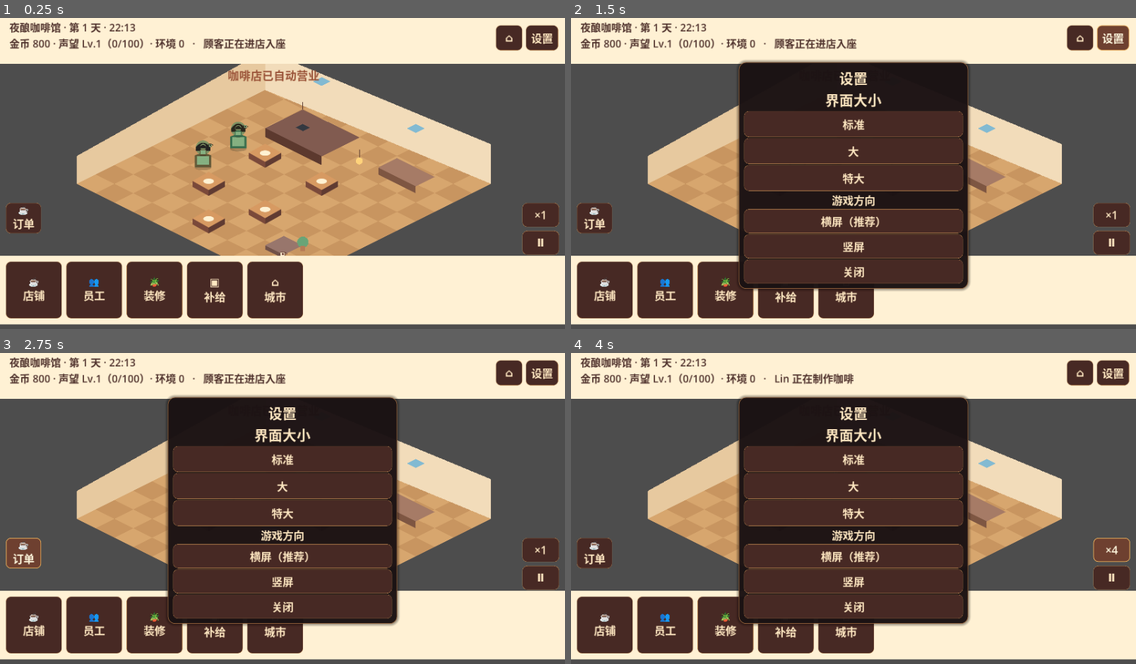
Above: before the commit, frames 1-4 (two rows, left to right).
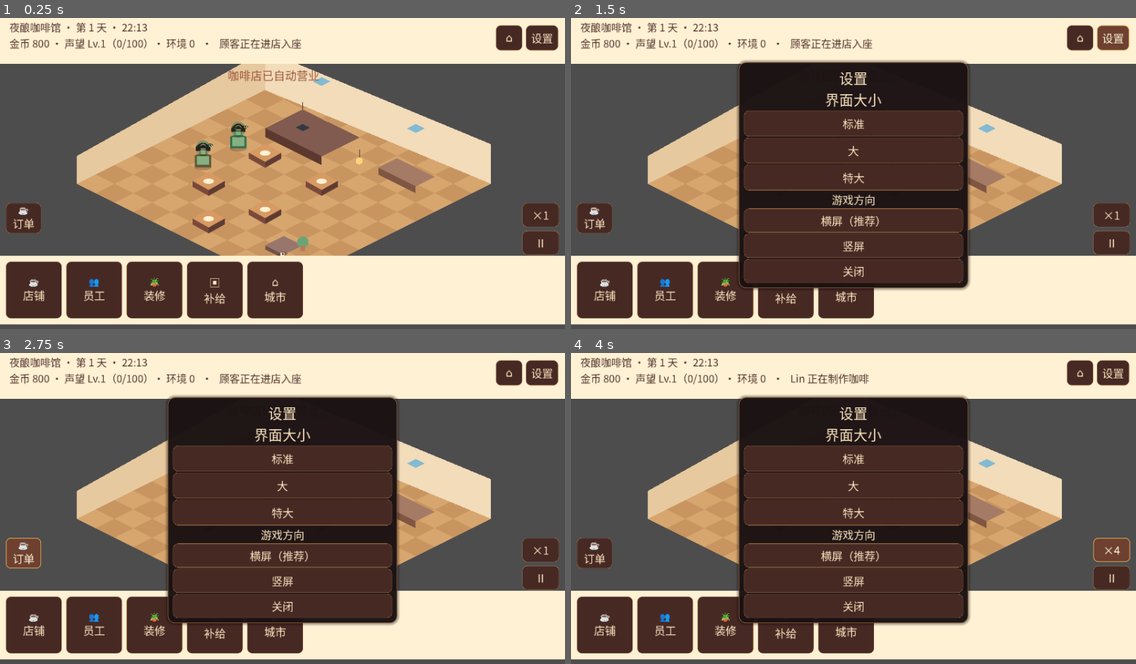
Above: after the commit, the same moments.

Repository: Leon-6767/Night-Brew-Cafe
Game: Godot game, scene res://scenes/Main.tscn
The game is run twice, just before and just after one commit, with the same random seed, the same clock (stepped at 60 frames per second) and the same inputs.
Inputs:
- Up to frame 1 (0.25 s): no input
- Up to frame 2 (1.5 s): click "⌂" at 0.5 s; click "设置" at 1.25 s
- Up to frame 3 (2.75 s): click "☕ 订单" at 2 s
- Up to frame 4 (4 s): click "×1" at 2.75 s; click "×2" at 3.5 s

The runs differ from the first frame. In frame 1, 2.2% of the frame differs, in the area x 1-98%, y 1-93%; in frame 2, 4.4%; in frame 3, 4.4%; in frame 4, 4.3%.

Commit message:
Fix Chinese font rendering in Web build

Diff:
--- a/themes/night_brew_theme.tres
+++ b/themes/night_brew_theme.tres
@@ -1,4 +1,6 @@
-[gd_resource type="Theme" load_steps=5 format=3]
+[gd_resource type="Theme" load_steps=6 format=3]
+
+[ext_resource type="FontFile" path="res://assets/fonts/NotoSansSC-Regular.otf" id="1_font"]
 
 [sub_resource type="StyleBoxFlat" id="Panel"]
 bg_color = Color(0.105, 0.07, 0.075, 0.96)
@@ -52,6 +54,7 @@
 corner_radius_bottom_left = 16
 
 [resource]
+default_font = ExtResource("1_font")
 PanelContainer/styles/panel = SubResource("Panel")
 Button/styles/normal = SubResource("ButtonNormal")
 Button/styles/hover = SubResource("ButtonHover")
Binary file added: assets/fonts/NotoSansSC-Regular.otf
Not shown, added: assets/fonts/NotoSansSC-Regular.otf.import
Not shown, changed: docs/index.html
Not shown, changed: docs/index.pck
